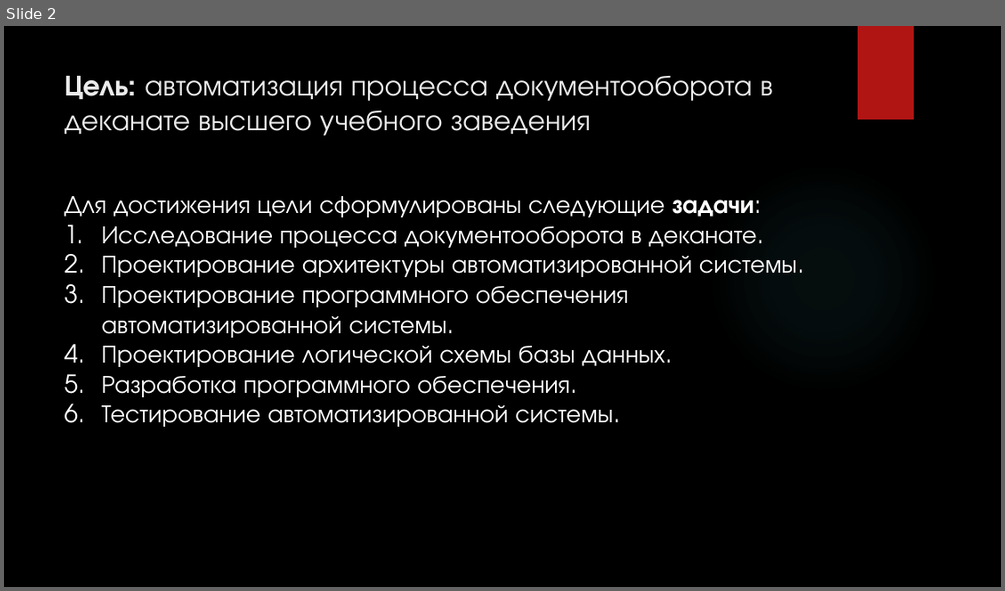
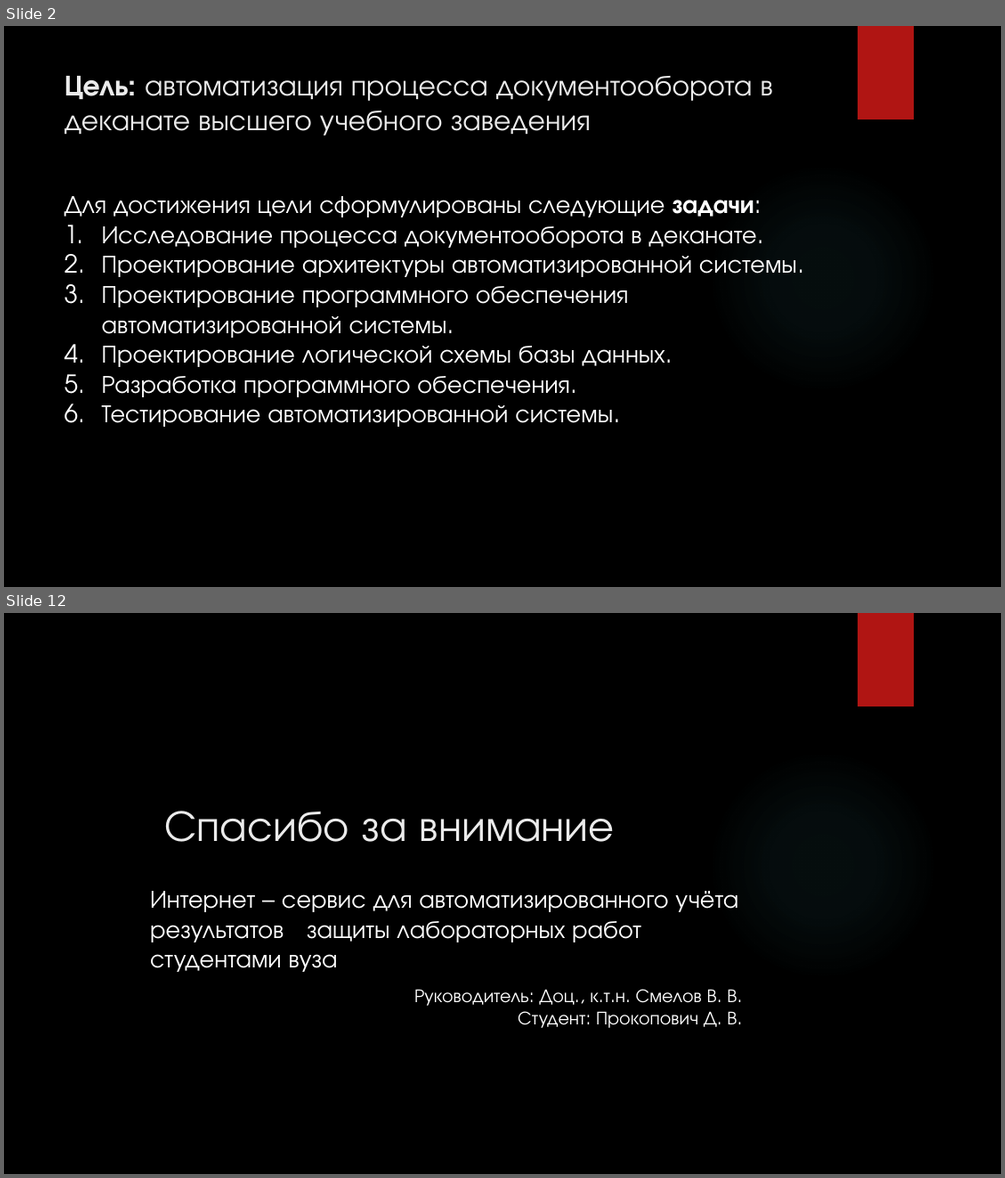
Before and after one commit to KoTDusic/diplom, a slide deck: документация/Пояснительная записка/презентация.pptx. Shown one above the other, each under a label of ours: slide 2 before the commit, slides 2 and 12 after it; the slides between them are not shown. The pictures are 1005x591 and 1005x1178 pixels, drawn with LibreOffice and Linux fonts; fonts in the diff are those of the drawing; background and template pictures are left out. Boxes give left, top, right and bottom in pixels: in the first picture for what was removed or moved away, otherwise in the second. Text is boxed around its words. In the diff, an @@ line names an element or a change of style, - is before the commit and + after.

```diff
--- a/документация/Пояснительная записка/презентация.pptx
+++ b/документация/Пояснительная записка/презентация.pptx
@@ slide 12 added at <box>4,613,1001,1174</box>, background picture (left out); not listed: 2 template elements that a slide beside it also shows @@
@@ title added at <box>164,811,615,842</box>, 42 pt, text #EBEBEB @@
+Спасибо за внимание
@@ text added at <box>150,891,738,972</box>, 24 pt, text #FFFFFF @@
+Интернет – сервис для автоматизированного учёта результатов защиты лабораторных работ студентами вуза
@@ text added at <box>414,989,736,1028</box>, 18 pt, text #FFFFFF @@
+Руководитель: Доц., к.т.н. Смелов В. В.
+Студент: Прокопович Д. В.
```
Also in this commit, not shown: 1 slide changed, 9 other slides added, 32 other files.
